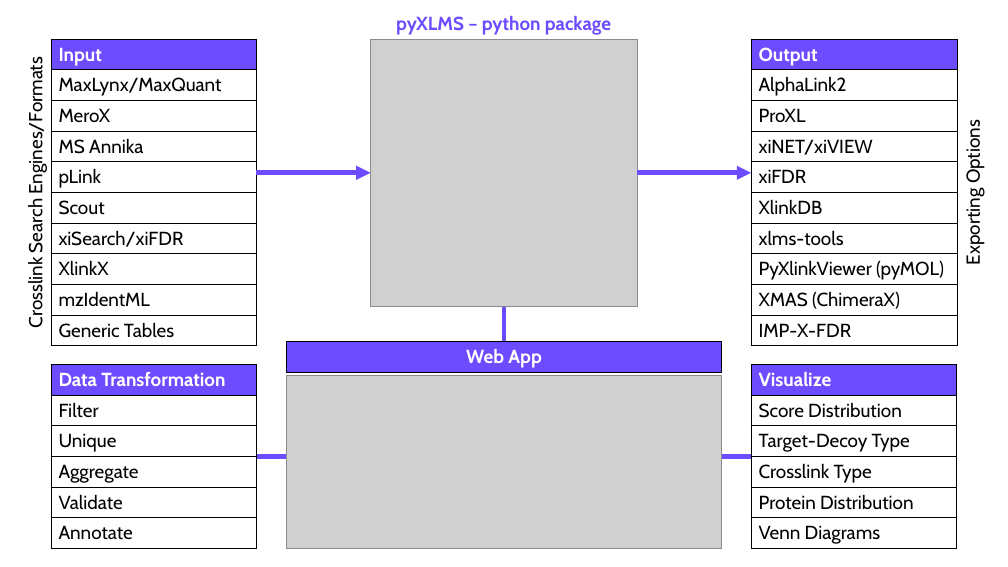
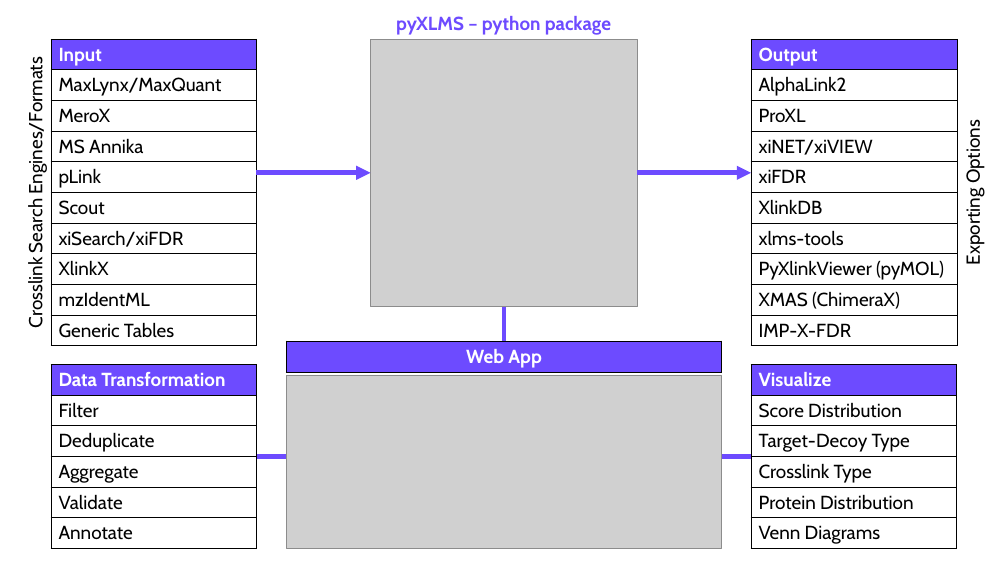
Before and after one commit to hgb-bin-proteomics/pyXLMS-manuscript, a slide deck: slide 1 of figures/figure_1.pptx. Drawn at 1008x567 pixels with LibreOffice and Linux fonts; fonts in the diff are those of the drawing; grey boxes stand for pictures. Boxes give left, top, right and bottom in pixels: in the first picture for what was removed or moved away, otherwise in the second. Text is boxed around its words. In the diff, an @@ line names an element or a change of style, - is before the commit and + after.

```diff
--- a/figures/figure_1.pptx
+++ b/figures/figure_1.pptx
@@ table at (51,364,256,548) @@
-row 3, column 1: Unique
+row 3, column 1: Deduplicate
```
Also in this commit, not shown: 1 other file.
